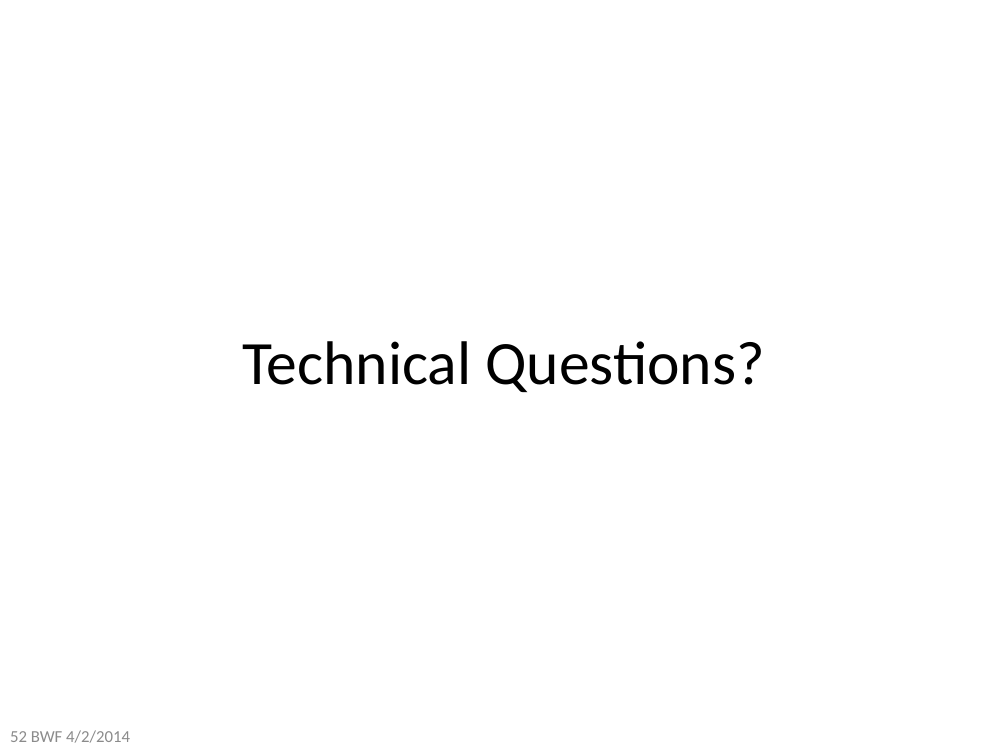
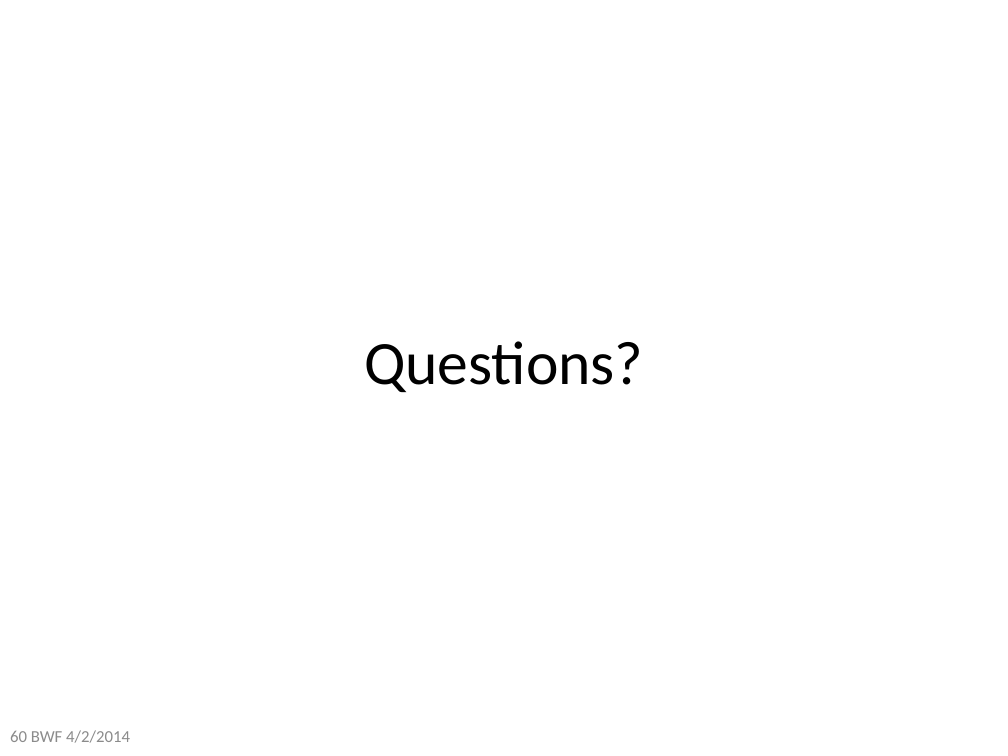
Before and after one commit to xianruimeng/comp-fuzzy-ext, a slide deck: slide 60 of constantRate/KeyDerivationWithNegativeUsable.pptx (slide 52 before the commit). Drawn at 1008x756 pixels with LibreOffice and Linux fonts; fonts in the diff are those of the drawing. Boxes give left, top, right and bottom in pixels: in the first picture for what was removed or moved away, otherwise in the second. Text is boxed around its words. In the diff, an @@ line names an element or a change of style, - is before the commit and + after.

```diff
--- a/constantRate/KeyDerivationWithNegativeUsable.pptx
+++ b/constantRate/KeyDerivationWithNegativeUsable.pptx
@@ title at (x1=364, y1=341, x2=643, y2=392): text changed @@
-Technical Questions?
+Questions?
@@ text at (x1=10, y1=730, x2=130, y2=743): text changed @@
-52 BWF 4/2/2014
+60 BWF 4/2/2014
```
Also in this commit, not shown: 8 slides added, 5 slides removed, 1 other file.
